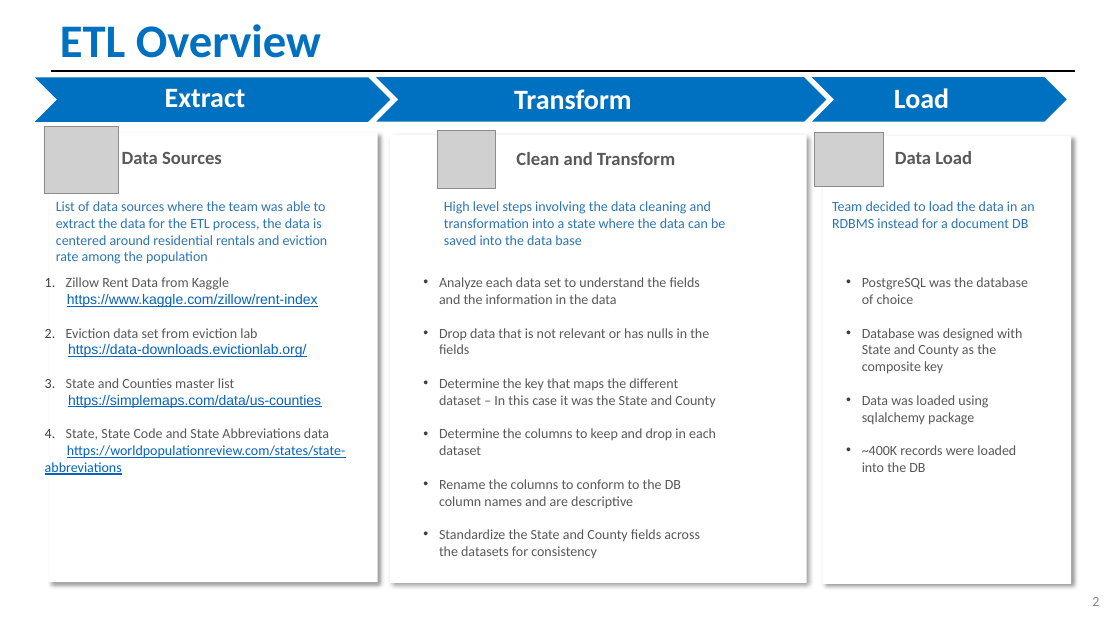
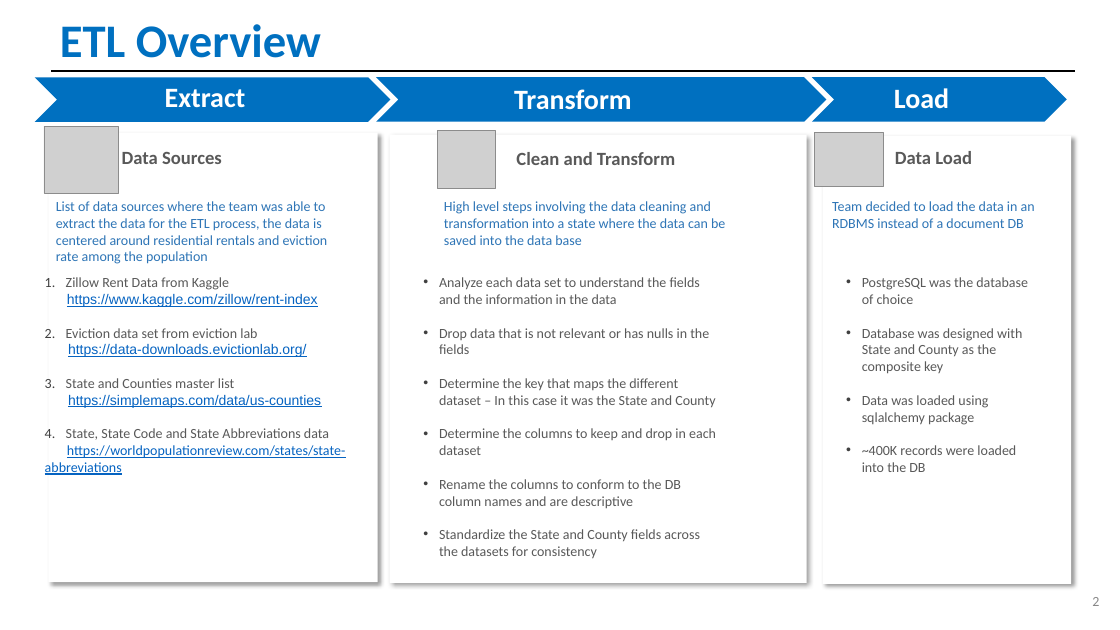
Before and after one commit to randallwvr90/Rent-and-Income-DB, a slide deck: slide 3 of ETL_Group2.pptx. Drawn at 1120x630 pixels with LibreOffice and Linux fonts; fonts in the diff are those of the drawing; grey boxes stand for pictures. Boxes give left, top, right and bottom in pixels: in the first picture for what was removed or moved away, otherwise in the second. Text is boxed around its words. In the diff, an @@ line names an element or a change of style, - is before the commit and + after.

Commit message:
Minor changes to the slide

```diff
--- a/ETL_Group2.pptx
+++ b/ETL_Group2.pptx
@@ text at [832,201,1035,228]: text changed @@
-Team decided to load the data in an RDBMS instead for a document DB
+Team decided to load the data in an RDBMS instead of a document DB
```
Also in this commit, not shown: 3 other slides changed, 2 slides added.
